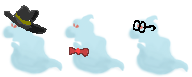
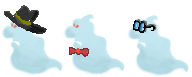
Before/after of a 192px x 77px layered artwork. What changed in the layer stack:
painted on "oculos" over [133, 19, 157, 33]
